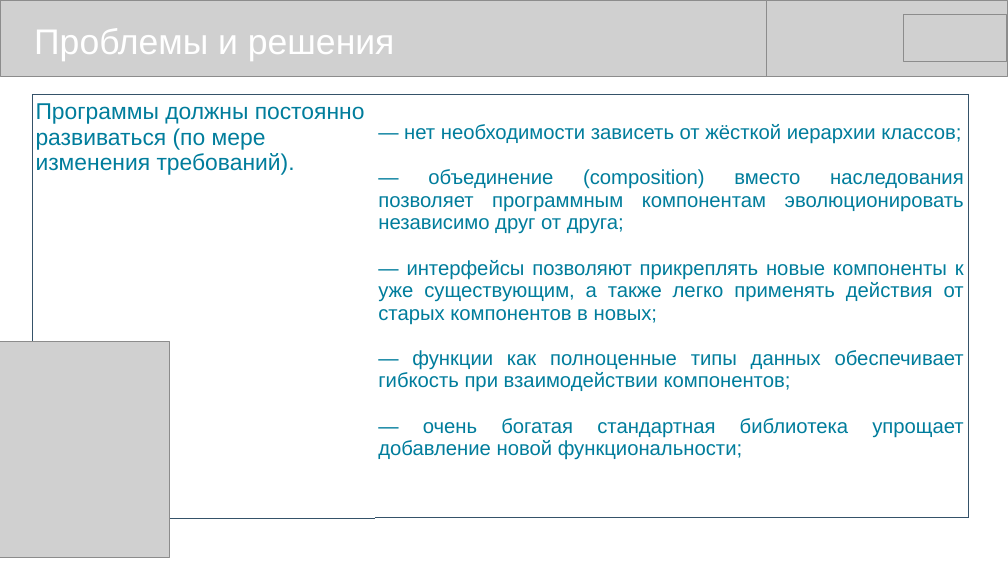
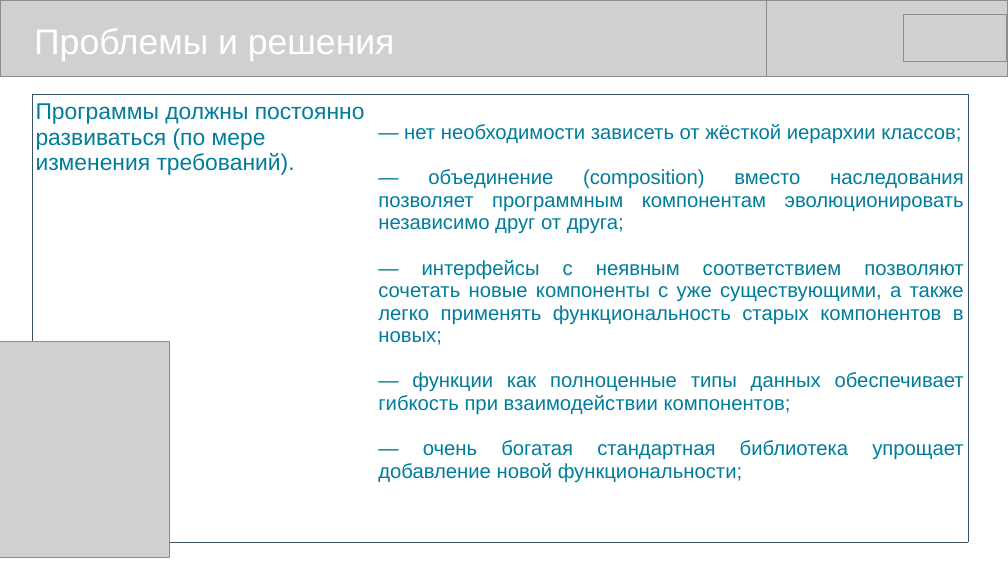
Before and after one commit to mike-shock/Go_language, a slide deck: slide 9 of view/Go_View.odp. Drawn at 1008x567 pixels with LibreOffice and Linux fonts; fonts in the diff are those of the drawing; grey boxes stand for pictures. Boxes give left, top, right and bottom in pixels: in the first picture for what was removed or moved away, otherwise in the second. Text is boxed around its words. In the diff, an @@ line names an element or a change of style, - is before the commit and + after.

```diff
--- a/view/Go_View.odp
+++ b/view/Go_View.odp
@@ table at <box>32,94,969,508</box> @@
-row 1, column 2: — нет необходимости зависеть от жёсткой иерархии классов; / — объединение (composition) вместо наследования позволяет программным компонентам эволюционировать независимо друг от друга; / — интерфейсы позволяют прикреплять новые компоненты к уже существующим, а также легко применять действия от старых компонентов в новых; / — функции как полноценные типы данных обеспечивает гибкость при взаимодействии компонентов; / — очень богатая стандартная библиотека упрощает добавление новой функциональности;
+row 1, column 2: — нет необходимости зависеть от жёсткой иерархии классов; / — объединение (composition) вместо наследования позволяет программным компонентам эволюционировать независимо друг от друга; / — интерфейсы с неявным соответствием позволяют сочетать новые компоненты с уже существующими, а также легко применять функциональность старых компонентов в новых; / — функции как полноценные типы данных обеспечивает гибкость при взаимодействии компонентов; / — очень богатая стандартная библиотека упрощает добавление новой функциональности;
```
Also in this commit, not shown: 2 other slides changed, 4 other files.
